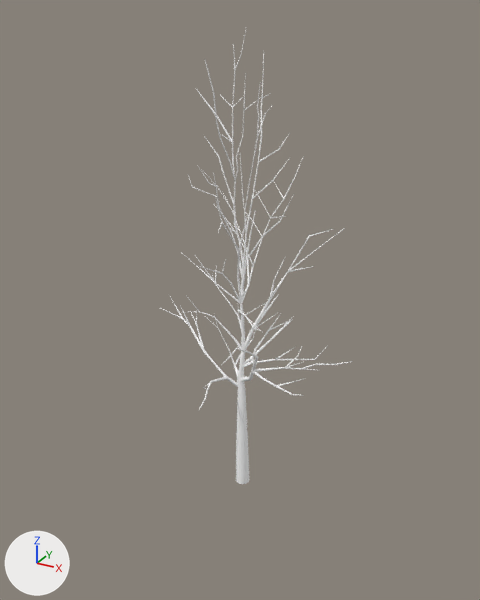
An edit to the glTF model assets/tree.glb, drawn before and after from the same camera.
The view is the same before and after, from a camera (50 mm lens) standing at (3.07, -5.65, 5.16) and looking at (0.0, -0.06, 2.36). Lighting does not change. The marker at lower left points along +X, +Y and +Z. The picture after the commit comes second. Where no turn or scale is listed for an object, it has been applied to the vertices.

Names of what the first picture shows: 'trunk', 'twigs'.
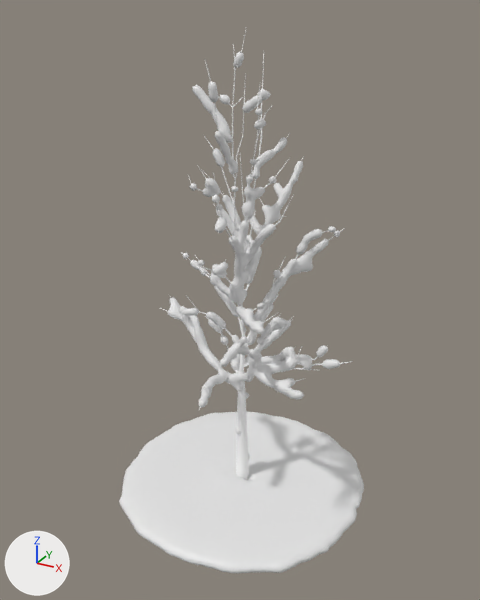
Not visible in the pictures: 'ground'.

What changed in the scene script:
```text
Add me_plane_002:
    me_plane_002.from_pydata(...)  # 24056 vertices, 47907 faces; spans x -1.41..1.42, y -1.4..1.41, z -6.15..-1.3
Add me_plane:
    me_plane.from_pydata(...)  # 25 vertices, 32 faces; spans x -1.38..1.38, y -1.38..1.38, z 0.0..0.05
Add ob_snow:
    ob_snow = bpy.data.objects.new('snow', me_plane_002)
    ob_snow.location = (0.0, 0.0, 6.09)
Add ob_ground:
    ob_ground = bpy.data.objects.new('ground', me_plane)
    ob_ground.location = (0.0, 0.0, 0.0)
```

Pixel boxes [x1, y1, x2, y2] of what changed, in the pictures (480 x 600 px):
'snow', added
    after: [119, 52, 364, 573]
'twigs', unchanged, covered by the edit
    both: [161, 30, 353, 410]
